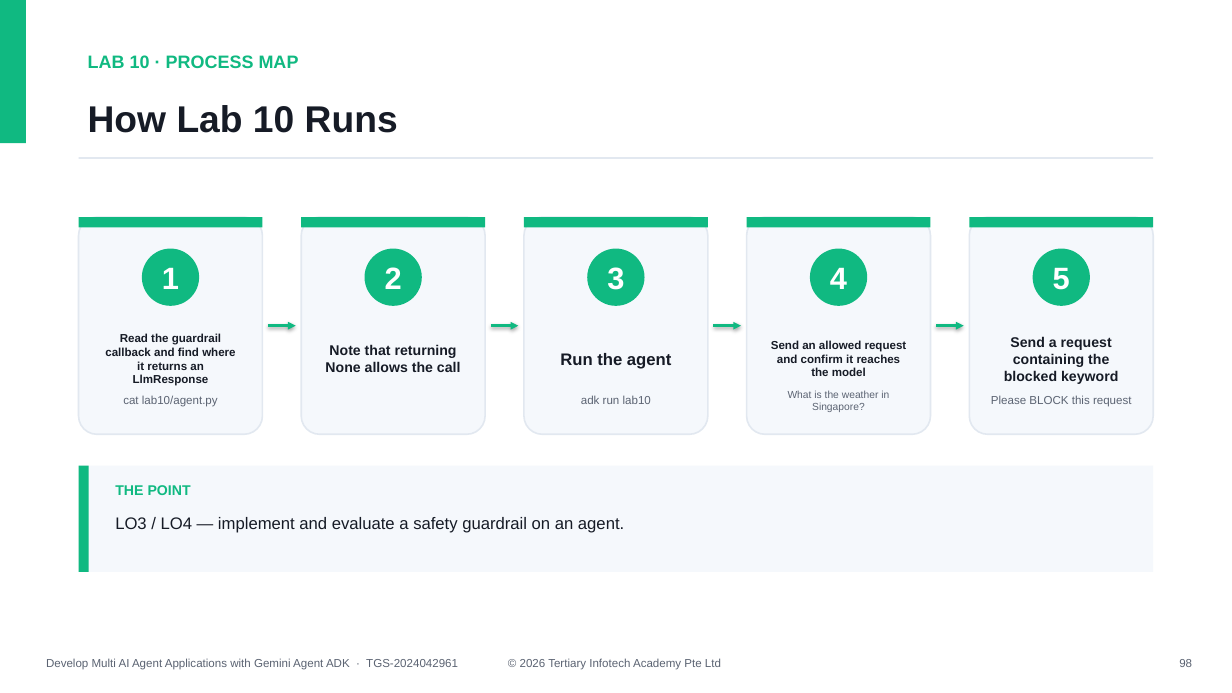
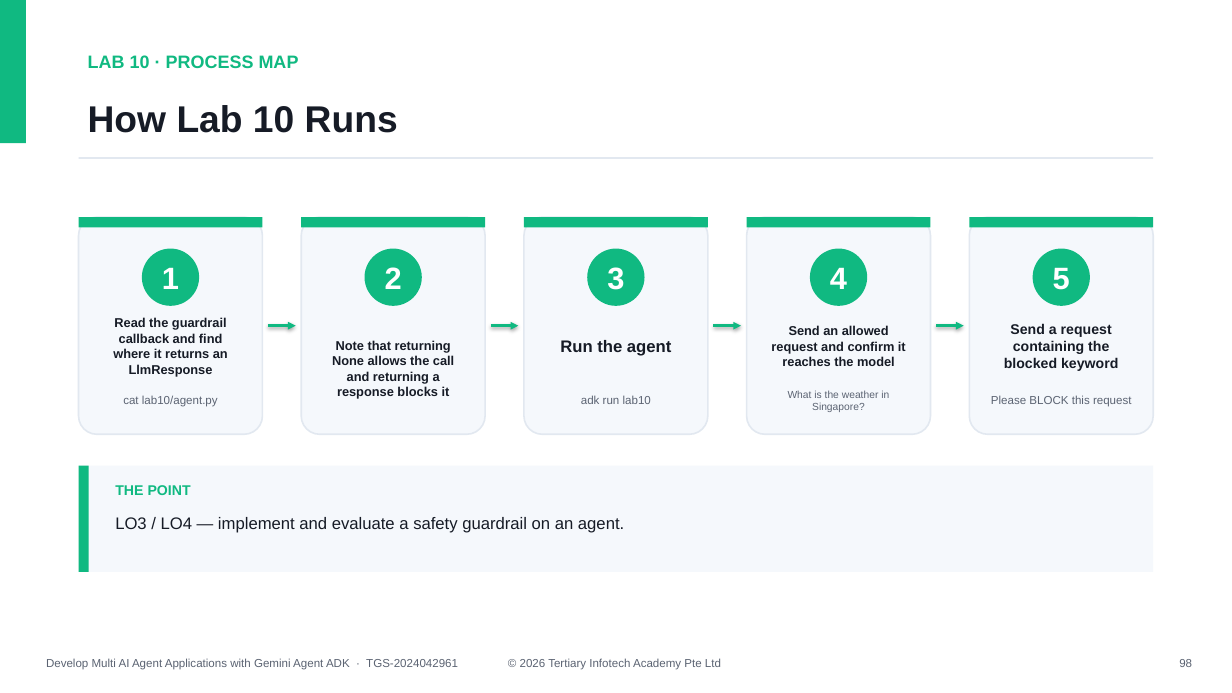
Before and after one commit to tertiarycourses/TGS-2024042961-Develop-Multi-AI-Agent-Applications-with-Gemini-Agent-ADK, a slide deck: slide 98 of courseware/Develop Multi AI Agent Applications with Gemini Agent ADK-v1.4.pptx. Drawn at 1232x693 pixels with LibreOffice and Linux fonts; fonts in the diff are those of the drawing. Boxes give left, top, right and bottom in pixels: in the first picture for what was removed or moved away, otherwise in the second. Text is boxed around its words. In the diff, an @@ line names an element or a change of style, - is before the commit and + after.

```diff
--- a/courseware/Develop Multi AI Agent Applications with Gemini Agent ADK-v1.4.pptx
+++ b/courseware/Develop Multi AI Agent Applications with Gemini Agent ADK-v1.4.pptx
@@ text "Read the guardrail callback and ..." at <box>113,317,228,377</box>: size 9 to 10 pt @@
@@ text "Run the agent": place and size @@
-text "Run the agent" at <box>560,353,671,369</box>
+text "Run the agent" at <box>560,340,671,356</box>
@@ text "Send an allowed request and ..." at <box>771,325,906,366</box>: size 9 to 10 pt @@
@@ text "Send a request containing the ...": place and size @@
-text "Send a request containing the ..." at <box>1004,336,1118,384</box>
+text "Send a request containing the ..." at <box>1004,323,1118,371</box>
@@ text at <box>332,340,454,399</box>: text changed; size 11 to 10 pt @@
-Note that returning None allows the call
+Note that returning None allows the call and returning a response blocks it
```
Also in this commit, not shown: 21 other slides changed, 7 other files.
